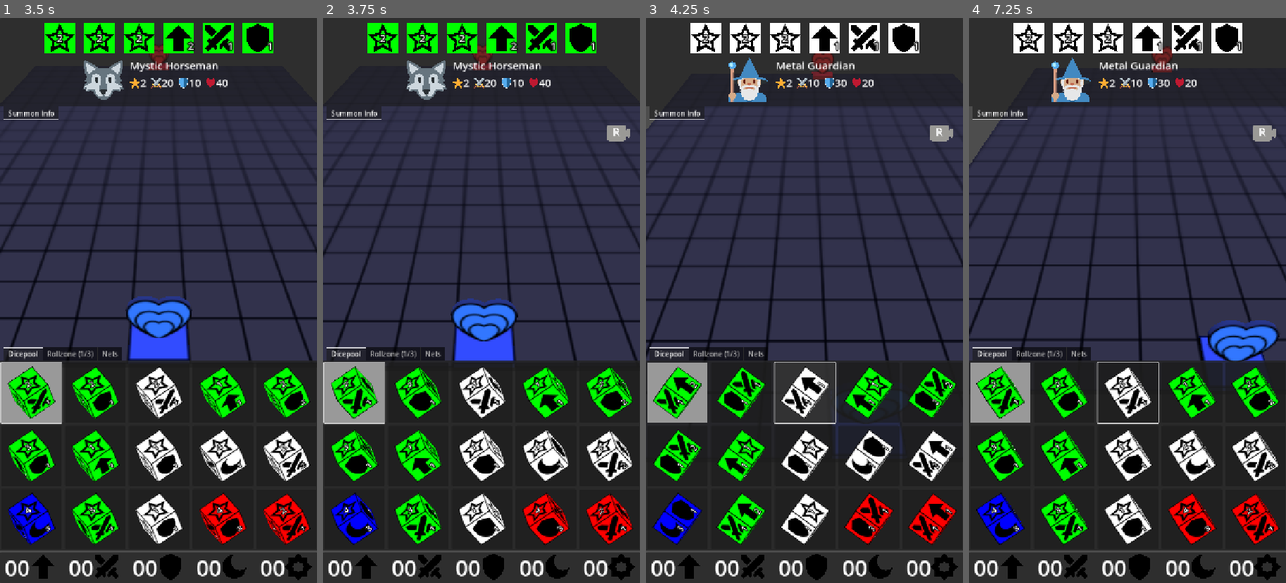
Above: before the commit, frames 1-4 (left to right).
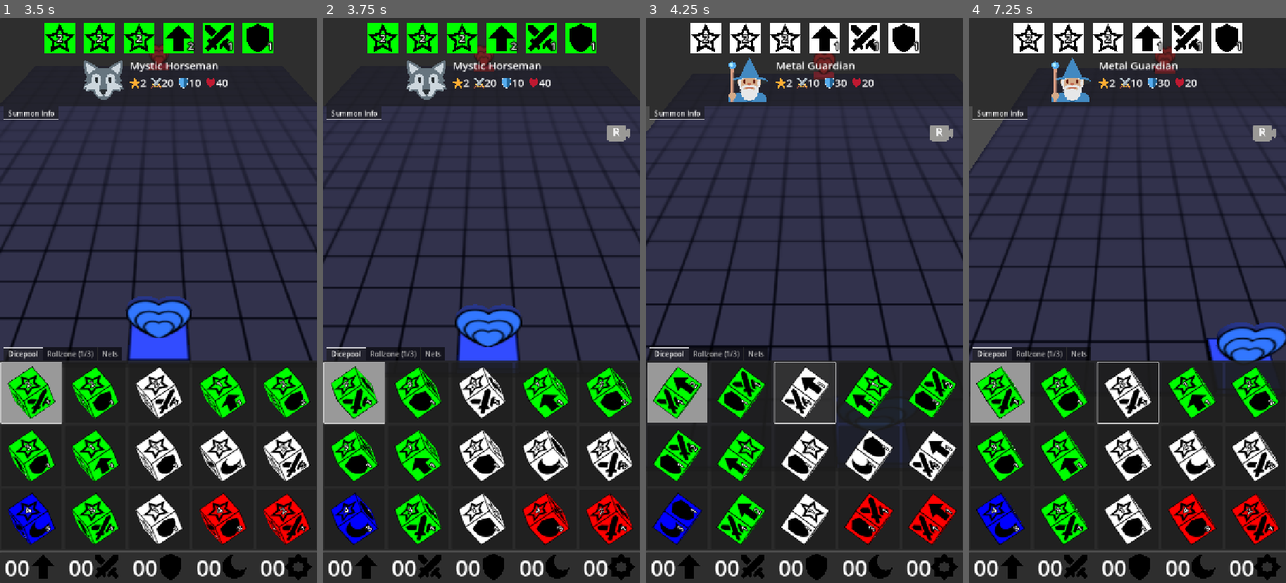
Above: after the commit, the same moments.

Repository: francocurotto/DDMre
Game: Godot game, scene res://scenes/duel.tscn
Same seed, same stepped clock (60 frames per second), same inputs: the game is played once before the commit and once after it.
Inputs (mouse positions are in pixels of both pictures, inside the frame that each line leads up to):
- Up to frame 1 (3.5 s): click (31, 390) at 0.52 s; click (31, 390) at 1.27 s; click (31, 390) at 2.02 s; move the mouse to (228, 272) at 2.77 s; click (228, 272) at 2.92 s
- Up to frame 2 (3.75 s): drag from (418, 328) to (465, 413) at 3.52 s
- Up to frame 3 (4.25 s): no input
- Up to frame 4 (7.25 s): move the mouse to (1159, 176) at 4.27 s; click (1159, 176) at 4.42 s; drag from (1111, 413) to (1032, 215) at 5.02 s; move the mouse to (1222, 385) at 5.77 s; click (1222, 385) at 5.92 s; drag from (1032, 215) to (1079, 159) at 6.52 s

Frame 1 is identical in both runs. In frame 2, 6.2% of the frame differs, in the area x 0-100%, y 4-62%; in frame 3, 5.5%; in frame 4, 6.1%.

Commit message:
change dimdice dragging to dungeon_gui

Diff:
--- a/source/scenes/player_gui/dice_gui/rollzone/rollzone.gd
+++ b/source/scenes/player_gui/dice_gui/rollzone/rollzone.gd
@@ -60,7 +60,7 @@
 
 func on_touch_pressed():
 	if player_gui.guistate == Globals.GUISTATE.DIMENSION:
-		var touched_object = controls.get_touched_object()
+		var touched_object = controls.touched_object
 		if touched_object in get_triplet():
 			select_dimdice(touched_object)
 
--- a/source/scenes/player_gui/dungeon_gui/dungeon_gui.gd
+++ b/source/scenes/player_gui/dungeon_gui/dungeon_gui.gd
@@ -1,8 +1,8 @@
 extends Control
 
 #region constants
-const DRAG_LENGTH = 10
 const DIMDICE_HEIGHT = 2
+const DIMDICE_DRAG_THRESHOLD = 10
 #endregion
 
 #region public functions
@@ -20,11 +20,11 @@
 
 #region builtin functions
 func _ready() -> void:
+	controls.mask = Globals.LAYERS.DICE + Globals.LAYERS.BASE_TILES
 	controls.set_raycast(get_viewport())
 	controls.touch_released.connect(on_touch_released)
 	controls.dragging.connect(on_dragging)
 	controls.drag_released.connect(on_drag_released)
-	controls.threshold_exceeded.connect(on_threshold_exceeded)
 	controls.pinching.connect(on_pinching)
 	Globals.duel_camera.camera_moved.connect(func(): $CameraReset.visible=true)
 #endregion
@@ -45,14 +45,18 @@
 	Globals.dungeon.set_dimnet(player_gui.net)
 
 func on_touch_released():
-	var tile = controls.get_touched_object(Globals.LAYERS.BASE_TILES)
-	if Globals.dungeon.dimdice and tile:
+	var object = controls.touched_object
+	if Globals.dungeon.dimdice and object in Globals.dungeon.tiles:
+		var tile = object
 		dimdice_position = tile.global_position + Vector3(0,DIMDICE_HEIGHT,0)
 		Globals.dungeon.on_tile_touched(tile, dimdice_position, player_gui.net)
 
-func on_dragging():
-	if dimdice_dragging:
-		move_dimdice()
+func on_dragging(length, angle):
+	if controls.touched_object == Globals.dungeon.dimdice:
+		if dimdice_dragging:
+			move_dimdice()
+		elif length > DIMDICE_DRAG_THRESHOLD:
+			drag_dice(angle)
 	else:
 		move_camera()
 
@@ -60,10 +64,6 @@
 	if dimdice_dragging:
 		dimdice_dragging = false
 		Globals.dungeon.return_dimdice(dimdice_position)
-
-func on_threshold_exceeded(angle):
-	if controls.get_touched_object(Globals.LAYERS.DICE):
-		drag_dice(angle)
 
 func on_dimdice_movement_started():
 	dimdice_dragging = false
--- a/source/scenes/player_gui/touch_controls/touch_controls.gd
+++ b/source/scenes/player_gui/touch_controls/touch_controls.gd
@@ -5,12 +5,7 @@
 signal dragging
 signal touch_released
 signal drag_released
-signal threshold_exceeded
 signal pinching
-#endregion
-
-#region constants
-const DRAG_THRESHOLD = 10
 #endregion
 
 #region export variables
@@ -26,6 +21,8 @@
 var velocity : Vector2
 var viewport : Viewport
 var camera3d : Camera3D
+var mask : int = 4294967295
+var touched_object : Object
 #endregion
 
 #region private variables
@@ -42,17 +39,14 @@
 				if event.index == 0:
 					touch_flag = true
 					touch_position = viewport.get_mouse_position()
+					touched_object = get_touched_object()
 					touch_pressed.emit()
 				else:
 					reset_flags()
 		elif event is InputEventScreenDrag and touch_flag:
 			drag_flag = true
 			velocity = event.velocity
-			if not threshold_flag and is_threshold_exceeded():
-				threshold_flag = true
-				threshold_exceeded.emit(get_drag_angle(event))
-			else:
-				dragging.emit()
+			dragging.emit(get_drag_length(), get_drag_angle(event))
 		elif event is InputEventScreenTouch and not event.pressed and touch_flag:
 			if drag_flag:
 				drag_released.emit()
@@ -82,7 +76,7 @@
 	drag_flag = false
 	threshold_flag = false
 
-func get_touched_object(mask = 4294967295):
+func get_touched_object():
 	var ray_origin = camera3d.project_ray_origin(touch_position)
 	var ray_target = ray_origin + camera3d.project_ray_normal(touch_position) * 1000
 	var space_state = camera3d.get_world_3d().direct_space_state
@@ -91,9 +85,8 @@
 	if result:
 		return result["collider"]
 
-func is_threshold_exceeded():
-	var current_position = viewport.get_mouse_position()
-	return current_position.distance_to(touch_position) > DRAG_THRESHOLD
+func get_drag_length():
+	return  viewport.get_mouse_position().distance_to(touch_position)
 
 func get_drag_angle(event):
 	return rad_to_deg(-touch_position.angle_to_point(event.position))
Not shown, changed: TODO.md
